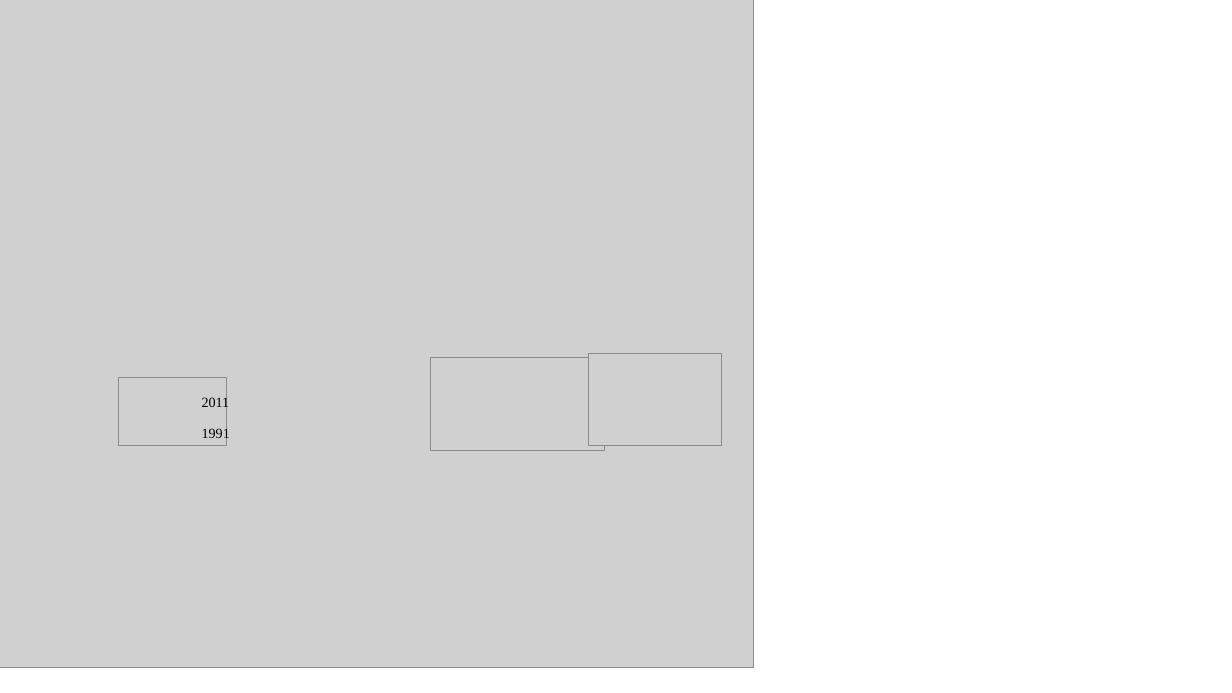
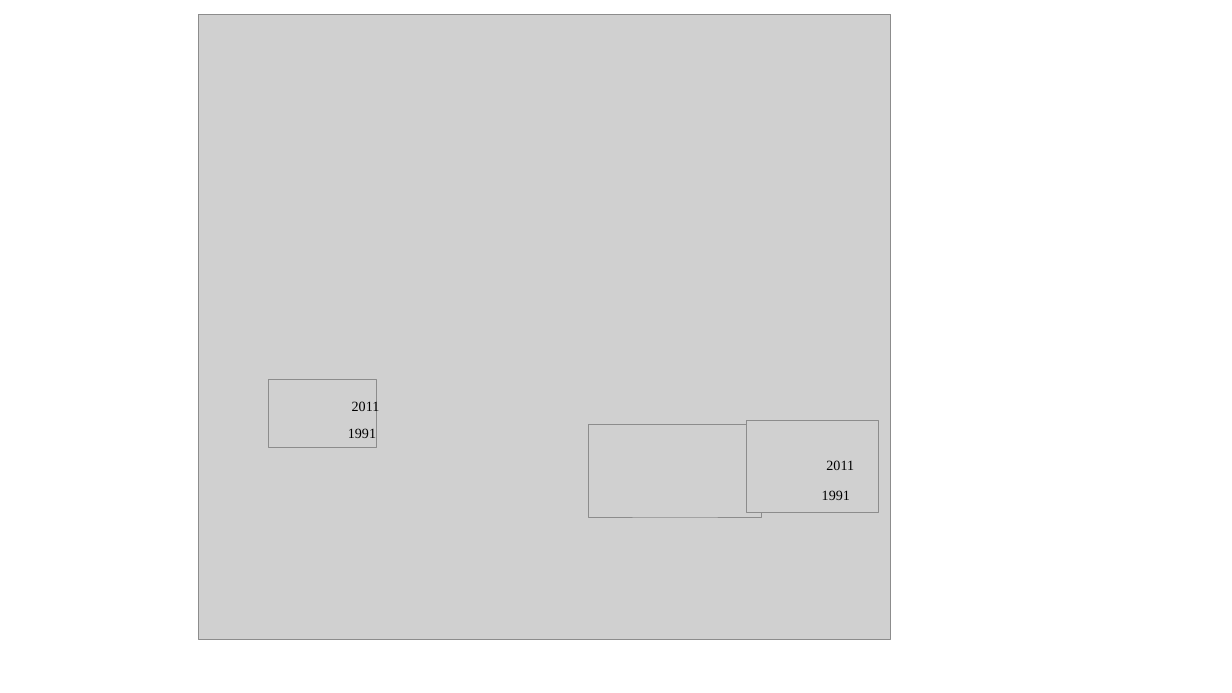
Before and after one commit to LinneaRock/Glory-of-the-HCG, a slide deck: slide 1 of Figures/Niwot/combo_edits.pptx. Drawn at 1232x693 pixels with LibreOffice and Linux fonts; fonts in the diff are those of the drawing; grey boxes stand for pictures. Boxes give left, top, right and bottom in pixels: in the first picture for what was removed or moved away, otherwise in the second. Text is boxed around its words. In the diff, an @@ line names an element or a change of style, - is before the commit and + after.

```diff
--- a/Figures/Niwot/combo_edits.pptx
+++ b/Figures/Niwot/combo_edits.pptx
@@ picture resized from (x1=0, y1=0, x2=753, y2=668) to (x1=199, y1=14, x2=891, y2=639) @@
@@ picture moved from (x1=118, y1=378, x2=226, y2=446) to (x1=268, y1=380, x2=376, y2=448) @@
@@ text "2011" moved from (x1=202, y1=396, x2=230, y2=411) to (x1=352, y1=400, x2=380, y2=415) @@
@@ text "1991" rewrapped from (x1=202, y1=427, x2=230, y2=442) to (x1=348, y1=428, x2=376, y2=438) @@
@@ picture moved from (x1=431, y1=358, x2=604, y2=450) to (x1=589, y1=425, x2=762, y2=518) @@
@@ picture moved from (x1=589, y1=354, x2=722, y2=446) to (x1=747, y1=421, x2=880, y2=513) @@
@@ text added at (x1=826, y1=460, x2=854, y2=470), 11 pt, text #000000 @@
+2011
@@ text added at (x1=822, y1=490, x2=850, y2=500), 11 pt, text #000000 @@
+1991
```
Also in this commit, not shown: 12 other files.
